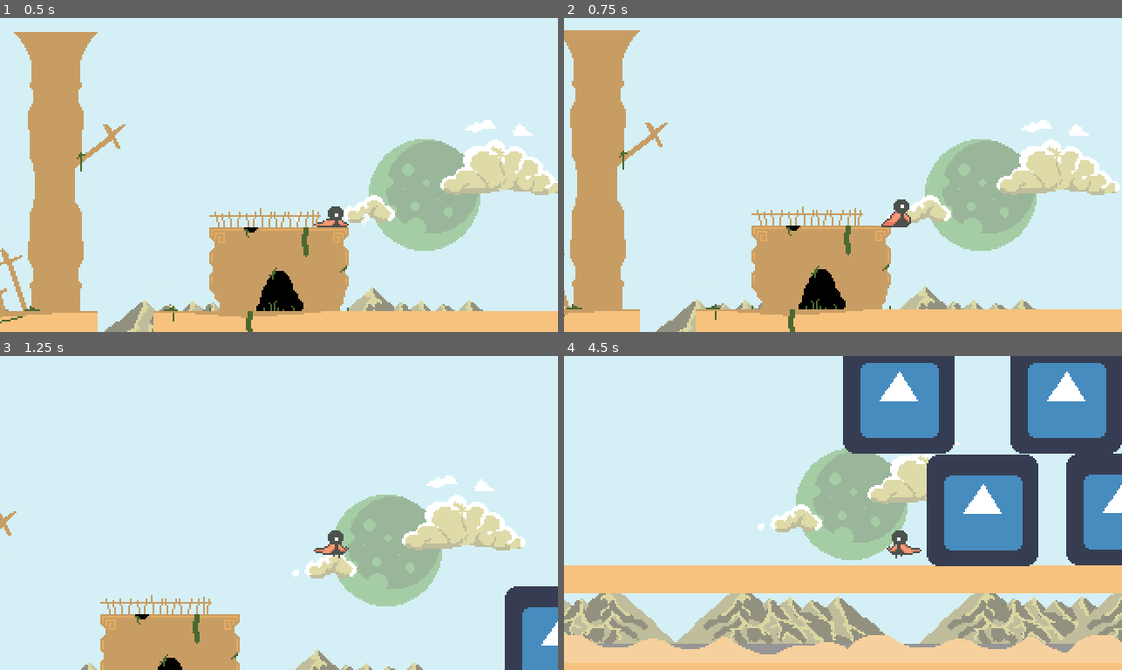
Above: before the commit, frames 1-4 (two rows, left to right).
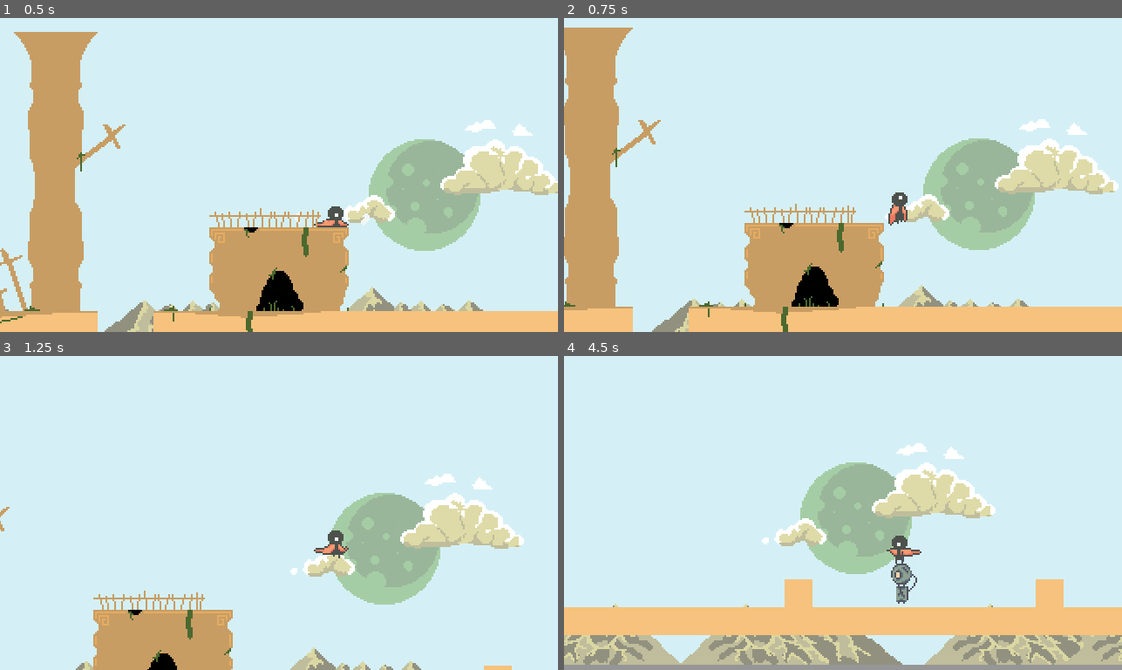
Above: after the commit, the same moments.

Repository: jessejburton/ScrollerGodot
Game: Godot game, scene res://Level1.tscn
Two runs of this game, one before a commit and one after it. Both use one fixed random seed, a clock stepped at 60 frames per second and the inputs below. The engine's default icon, where the game draws it, is replaced by a stand-in: a white triangle on a blue panel in a dark square.
Inputs:
- Up to frame 1 (0.5 s): no input
- Up to frame 2 (0.75 s): hold Right (ui_right) from 0.53 s (still down)
- Up to frame 3 (1.25 s): keep holding Right (ui_right); tap Up (ui_up) at 0.77 s
- Up to frame 4 (4.5 s): tap Up (ui_up) at 1.52, 3.02, 3.77 s; release Right (ui_right) at 2.03 s; hold Left (ui_left) 2.03-2.78 s; hold Right (ui_right) 2.78-4.28 s; hold Left (ui_left) from 4.28 s (still down)

Frame 1 is identical in both runs. In frame 2, 7.9% of the frame differs, in the area x 0-100%, y 3-100%; in frame 3, 6.1%; in frame 4, 56%, in the area x 0-100%, y 0-100%.

Commit message:
Added an enemy, still working on collisions on walk cycles

Diff:
--- a/Character.gd
+++ b/Character.gd
@@ -2,7 +2,7 @@
 
 # Constants
 const GRAVITY = 10
-const ACCELERATION = 10
+const ACCELERATION = 20
 const MAX_SPEED = 100
 const JUMP_HEIGHT = -200
 const FRICTION = 0.2
@@ -23,6 +23,10 @@
 	state_machine = $AnimationTree.get("parameters/playback")
 
 func get_input():
+	# Temporary quick quit
+	if Input.is_action_pressed("ui_quit"):
+		get_tree().quit()
+
 	var current_animation = state_machine.get_current_node()
 	velocity.y += GRAVITY
 
--- a/Character.tscn
+++ b/Character.tscn
@@ -144,8 +144,7 @@
 "values": [ 60.0, 90.0, 90.0 ]
 }
 
-[sub_resource type="Animation" id=1]
-resource_name = "Dash"
+[sub_resource type="Animation" id=3]
 length = 0.5
 tracks/0/type = "value"
 tracks/0/path = NodePath("Sprite:frame")
@@ -172,8 +171,7 @@
 "values": [ Vector2( -45, 0 ), Vector2( -45, 0 ), Vector2( 0, 0 ) ]
 }
 
-[sub_resource type="Animation" id=2]
-resource_name = "Falling"
+[sub_resource type="Animation" id=4]
 length = 0.2
 loop = true
 tracks/0/type = "value"
@@ -201,8 +199,7 @@
 "values": [ false, false ]
 }
 
-[sub_resource type="Animation" id=3]
-resource_name = "Idle"
+[sub_resource type="Animation" id=5]
 length = 0.5
 loop = true
 tracks/0/type = "value"
@@ -242,8 +239,7 @@
 "values": [ false, false ]
 }
 
-[sub_resource type="Animation" id=4]
-resource_name = "Jump"
+[sub_resource type="Animation" id=6]
 length = 0.2
 tracks/0/type = "value"
 tracks/0/path = NodePath("Sprite:frame")
@@ -282,8 +278,7 @@
 "values": [ false, false ]
 }
 
-[sub_resource type="Animation" id=5]
-resource_name = "Landing"
+[sub_resource type="Animation" id=7]
 length = 0.3
 tracks/0/type = "value"
 tracks/0/path = NodePath("Sprite:frame")
@@ -310,8 +305,7 @@
 "values": [ false, false ]
 }
 
-[sub_resource type="Animation" id=6]
-resource_name = "Run"
+[sub_resource type="Animation" id=8]
 length = 0.4
 loop = true
 tracks/0/type = "value"
@@ -351,127 +345,127 @@
 "values": [ false, false ]
 }
 
-[sub_resource type="CapsuleShape2D" id=8]
+[sub_resource type="AnimationNodeAnimation" id=10]
+animation = "Attack 1"
+
+[sub_resource type="AnimationNodeAnimation" id=11]
+animation = "Attack 2"
+
+[sub_resource type="AnimationNodeAnimation" id=12]
+animation = "Dash"
+
+[sub_resource type="AnimationNodeAnimation" id=13]
+animation = "Falling"
+
+[sub_resource type="AnimationNodeAnimation" id=14]
+animation = "Idle"
+
+[sub_resource type="AnimationNodeAnimation" id=15]
+animation = "Jump"
+
+[sub_resource type="AnimationNodeAnimation" id=16]
+animation = "Jump"
+
+[sub_resource type="AnimationNodeAnimation" id=17]
+animation = "Landing"
+
+[sub_resource type="AnimationNodeAnimation" id=18]
+animation = "Run"
+
+[sub_resource type="AnimationNodeStateMachineTransition" id=19]
+
+[sub_resource type="AnimationNodeStateMachineTransition" id=20]
+
+[sub_resource type="AnimationNodeStateMachineTransition" id=21]
+switch_mode = 2
+
+[sub_resource type="AnimationNodeStateMachineTransition" id=22]
+
+[sub_resource type="AnimationNodeStateMachineTransition" id=23]
+
+[sub_resource type="AnimationNodeStateMachineTransition" id=24]
+switch_mode = 2
+auto_advance = true
+
+[sub_resource type="AnimationNodeStateMachineTransition" id=25]
+
+[sub_resource type="AnimationNodeStateMachineTransition" id=26]
+
+[sub_resource type="AnimationNodeStateMachineTransition" id=27]
+switch_mode = 2
+auto_advance = true
+
+[sub_resource type="AnimationNodeStateMachineTransition" id=28]
+switch_mode = 2
+
+[sub_resource type="AnimationNodeStateMachineTransition" id=29]
+
+[sub_resource type="AnimationNodeStateMachineTransition" id=30]
+
+[sub_resource type="AnimationNodeStateMachineTransition" id=31]
+
+[sub_resource type="AnimationNodeStateMachineTransition" id=32]
+switch_mode = 2
+auto_advance = true
+
+[sub_resource type="AnimationNodeStateMachineTransition" id=33]
+switch_mode = 2
+auto_advance = true
+
+[sub_resource type="AnimationNodeStateMachineTransition" id=34]
+switch_mode = 2
+
+[sub_resource type="AnimationNodeStateMachineTransition" id=35]
+switch_mode = 2
+auto_advance = true
+
+[sub_resource type="AnimationNodeStateMachineTransition" id=36]
+
+[sub_resource type="AnimationNodeStateMachineTransition" id=37]
+switch_mode = 2
+
+[sub_resource type="AnimationNodeStateMachineTransition" id=38]
+
+[sub_resource type="AnimationNodeStateMachineTransition" id=39]
+
+[sub_resource type="AnimationNodeStateMachineTransition" id=40]
+
+[sub_resource type="AnimationNodeStateMachineTransition" id=41]
+switch_mode = 2
+auto_advance = true
+
+[sub_resource type="AnimationNodeStateMachineTransition" id=42]
+
+[sub_resource type="AnimationNodeStateMachine" id=43]
+"states/Attack 1/node" = SubResource( 10 )
+"states/Attack 1/position" = Vector2( -107, 174 )
+"states/Attack 2/node" = SubResource( 11 )
+"states/Attack 2/position" = Vector2( -10, -14 )
+states/Dash/node = SubResource( 12 )
+states/Dash/position = Vector2( 1025, 133 )
+states/Falling/node = SubResource( 13 )
+states/Falling/position = Vector2( 162, 357 )
+states/Idle/node = SubResource( 14 )
+states/Idle/position = Vector2( 306, -14 )
+states/Jump/node = SubResource( 16 )
+states/Jump/position = Vector2( 379, 347 )
+"states/Jump 2/node" = SubResource( 15 )
+"states/Jump 2/position" = Vector2( 605, 357 )
+states/Landing/node = SubResource( 17 )
+states/Landing/position = Vector2( 53, 248 )
+states/Run/node = SubResource( 18 )
+states/Run/position = Vector2( 486, 147 )
+transitions = [ "Idle", "Run", SubResource( 19 ), "Run", "Jump", SubResource( 20 ), "Jump", "Falling", SubResource( 21 ), "Run", "Dash", SubResource( 22 ), "Idle", "Jump", SubResource( 23 ), "Dash", "Idle", SubResource( 24 ), "Run", "Idle", SubResource( 25 ), "Falling", "Landing", SubResource( 26 ), "Landing", "Idle", SubResource( 27 ), "Jump 2", "Jump", SubResource( 28 ), "Falling", "Jump", SubResource( 29 ), "Falling", "Dash", SubResource( 30 ), "Idle", "Dash", SubResource( 31 ), "Dash", "Run", SubResource( 32 ), "Dash", "Falling", SubResource( 33 ), "Attack 1", "Attack 2", SubResource( 34 ), "Attack 2", "Idle", SubResource( 35 ), "Attack 2", "Run", SubResource( 36 ), "Attack 1", "Run", SubResource( 37 ), "Run", "Attack 1", SubResource( 38 ), "Idle", "Attack 1", SubResource( 39 ), "Landing", "Attack 1", SubResource( 40 ), "Attack 1", "Idle", SubResource( 41 ), "Attack 1", "Jump", SubResource( 42 ) ]
+start_node = "Idle"
+graph_offset = Vector2( -317, -15 )
+
+[sub_resource type="AnimationNodeStateMachinePlayback" id=44]
+
+[sub_resource type="CapsuleShape2D" id=9]
 radius = 5.0
 height = 6.0
 
-[sub_resource type="AnimationNodeAnimation" id=39]
-animation = "Attack 1"
-
-[sub_resource type="AnimationNodeAnimation" id=40]
-animation = "Attack 2"
-
-[sub_resource type="AnimationNodeAnimation" id=9]
-animation = "Dash"
-
-[sub_resource type="AnimationNodeAnimation" id=10]
-animation = "Falling"
-
-[sub_resource type="AnimationNodeAnimation" id=11]
-animation = "Idle"
-
-[sub_resource type="AnimationNodeAnimation" id=30]
-animation = "Jump"
-
-[sub_resource type="AnimationNodeAnimation" id=12]
-animation = "Jump"
-
-[sub_resource type="AnimationNodeAnimation" id=13]
-animation = "Landing"
-
-[sub_resource type="AnimationNodeAnimation" id=14]
-animation = "Run"
-
-[sub_resource type="AnimationNodeStateMachineTransition" id=17]
-
-[sub_resource type="AnimationNodeStateMachineTransition" id=18]
-
-[sub_resource type="AnimationNodeStateMachineTransition" id=19]
-switch_mode = 2
-
-[sub_resource type="AnimationNodeStateMachineTransition" id=20]
-
-[sub_resource type="AnimationNodeStateMachineTransition" id=21]
-
-[sub_resource type="AnimationNodeStateMachineTransition" id=23]
-switch_mode = 2
-auto_advance = true
-
-[sub_resource type="AnimationNodeStateMachineTransition" id=25]
-
-[sub_resource type="AnimationNodeStateMachineTransition" id=26]
-
-[sub_resource type="AnimationNodeStateMachineTransition" id=27]
-switch_mode = 2
-auto_advance = true
-
-[sub_resource type="AnimationNodeStateMachineTransition" id=31]
-switch_mode = 2
-
-[sub_resource type="AnimationNodeStateMachineTransition" id=32]
-
-[sub_resource type="AnimationNodeStateMachineTransition" id=33]
-
-[sub_resource type="AnimationNodeStateMachineTransition" id=34]
-
-[sub_resource type="AnimationNodeStateMachineTransition" id=35]
-switch_mode = 2
-auto_advance = true
-
-[sub_resource type="AnimationNodeStateMachineTransition" id=36]
-switch_mode = 2
-auto_advance = true
-
-[sub_resource type="AnimationNodeStateMachineTransition" id=41]
-switch_mode = 2
-
-[sub_resource type="AnimationNodeStateMachineTransition" id=42]
-switch_mode = 2
-auto_advance = true
-
-[sub_resource type="AnimationNodeStateMachineTransition" id=43]
-
-[sub_resource type="AnimationNodeStateMachineTransition" id=44]
-switch_mode = 2
-
-[sub_resource type="AnimationNodeStateMachineTransition" id=45]
-
-[sub_resource type="AnimationNodeStateMachineTransition" id=47]
-
-[sub_resource type="AnimationNodeStateMachineTransition" id=48]
-
-[sub_resource type="AnimationNodeStateMachineTransition" id=49]
-switch_mode = 2
-auto_advance = true
-
-[sub_resource type="AnimationNodeStateMachineTransition" id=51]
-
-[sub_resource type="AnimationNodeStateMachine" id=28]
-"states/Attack 1/node" = SubResource( 39 )
-"states/Attack 1/position" = Vector2( -107, 174 )
-"states/Attack 2/node" = SubResource( 40 )
-"states/Attack 2/position" = Vector2( -10, -14 )
-states/Dash/node = SubResource( 9 )
-states/Dash/position = Vector2( 1025, 133 )
-states/Falling/node = SubResource( 10 )
-states/Falling/position = Vector2( 162, 357 )
-states/Idle/node = SubResource( 11 )
-states/Idle/position = Vector2( 306, -14 )
-states/Jump/node = SubResource( 12 )
-states/Jump/position = Vector2( 379, 347 )
-"states/Jump 2/node" = SubResource( 30 )
-"states/Jump 2/position" = Vector2( 605, 357 )
-states/Landing/node = SubResource( 13 )
-states/Landing/position = Vector2( 53, 248 )
-states/Run/node = SubResource( 14 )
-states/Run/position = Vector2( 486, 147 )
-transitions = [ "Idle", "Run", SubResource( 17 ), "Run", "Jump", SubResource( 18 ), "Jump", "Falling", SubResource( 19 ), "Run", "Dash", SubResource( 20 ), "Idle", "Jump", SubResource( 21 ), "Dash", "Idle", SubResource( 23 ), "Run", "Idle", SubResource( 25 ), "Falling", "Landing", SubResource( 26 ), "Landing", "Idle", SubResource( 27 ), "Jump 2", "Jump", SubResource( 31 ), "Falling", "Jump", SubResource( 32 ), "Falling", "Dash", SubResource( 33 ), "Idle", "Dash", SubResource( 34 ), "Dash", "Run", SubResource( 35 ), "Dash", "Falling", SubResource( 36 ), "Attack 1", "Attack 2", SubResource( 41 ), "Attack 2", "Idle", SubResource( 42 ), "Attack 2", "Run", SubResource( 43 ), "Attack 1", "Run", SubResource( 44 ), "Run", "Attack 1", SubResource( 45 ), "Idle", "Attack 1", SubResource( 47 ), "Landing", "Attack 1", SubResource( 48 ), "Attack 1", "Idle", SubResource( 49 ), "Attack 1", "Jump", SubResource( 51 ) ]
-start_node = "Idle"
-graph_offset = Vector2( -256, -67 )
-
-[sub_resource type="AnimationNodeStateMachinePlayback" id=29]
-
-[sub_resource type="CapsuleShape2D" id=52]
+[sub_resource type="CapsuleShape2D" id=45]
 radius = 3.0
 height = 11.0
 
@@ -488,27 +482,27 @@
 texture = ExtResource( 1 )
 centered = false
 vframes = 46
-frame = 4
+frame = 6
 
 [node name="AnimationPlayer" type="AnimationPlayer" parent="."]
-"anims/Attack 1" = SubResource( 37 )
-"anims/Attack 2" = SubResource( 38 )
-anims/Dash = SubResource( 1 )
-anims/Falling = SubResource( 2 )
-anims/Idle = SubResource( 3 )
-anims/Jump = SubResource( 4 )
-anims/Landing = SubResource( 5 )
-anims/Run = SubResource( 6 )
+"anims/Attack 1" = SubResource( 1 )
+"anims/Attack 2" = SubResource( 2 )
+anims/Dash = SubResource( 3 )
+anims/Falling = SubResource( 4 )
+anims/Idle = SubResource( 5 )
+anims/Jump = SubResource( 6 )
+anims/Landing = SubResource( 7 )
+anims/Run = SubResource( 8 )
+
+[node name="AnimationTree" type="AnimationTree" parent="."]
+tree_root = SubResource( 43 )
+anim_player = NodePath("../AnimationPlayer")
+active = true
+parameters/playback = SubResource( 44 )
 
 [node name="CollisionShape2D" type="CollisionShape2D" parent="."]
 position = Vector2( 32, 22 )
-shape = SubResource( 8 )
-
-[node name="AnimationTree" type="AnimationTree" parent="."]
-tree_root = SubResource( 28 )
-anim_player = NodePath("../AnimationPlayer")
-active = true
-parameters/playback = SubResource( 29 )
+shape = SubResource( 9 )
 
 [node name="RayCast2D" type="RayCast2D" parent="."]
 position = Vector2( 38, 22 )
@@ -520,8 +514,9 @@
 collision_mask = 8
 
 [node name="CollisionShape2D" parent="HitBox" index="0"]
-position = Vector2( 90, 12 )
-rotation = 1.5708
-shape = SubResource( 52 )
+position = Vector2( 68, 4 )
+rotation = 1.0472
+shape = SubResource( 45 )
+disabled = true
 
 [editable path="HitBox"]
--- a/Enemy.gd
+++ /dev/null
@@ -1,18 +0,0 @@
-extends KinematicBody2D
-
-const GRAVITY = 10
-const MAX_GRAVITY = 30
-
-var velocity = Vector2.ZERO
-
-func get_input():
-	velocity.y += min(GRAVITY, MAX_GRAVITY)
-
-func _physics_process(delta):
-	var action = get_input()
-
-	velocity = move_and_slide(velocity, Vector2.UP)
-
-
-func _on_HurtBox_area_entered(area):
-	queue_free()
--- a/Enemy.tscn
+++ /dev/null
@@ -1,33 +0,0 @@
-[gd_scene load_steps=6 format=2]
-
-[ext_resource path="res://icon.png" type="Texture" id=1]
-[ext_resource path="res://HurtBox.tscn" type="PackedScene" id=2]
-[ext_resource path="res://Enemy.gd" type="Script" id=3]
-
-[sub_resource type="RectangleShape2D" id=1]
-extents = Vector2( 32, 32 )
-
-[sub_resource type="RectangleShape2D" id=2]
-extents = Vector2( 28, 28 )
-
-[node name="Enemy" type="KinematicBody2D"]
-script = ExtResource( 3 )
-
-[node name="Sprite" type="Sprite" parent="."]
-texture = ExtResource( 1 )
-centered = false
-
-[node name="CollisionShape2D" type="CollisionShape2D" parent="."]
-position = Vector2( 32, 32 )
-shape = SubResource( 1 )
-
-[node name="HurtBox" parent="." instance=ExtResource( 2 )]
-collision_layer = 8
-collision_mask = 4
-
-[node name="CollisionShape2D" parent="HurtBox" index="0"]
-position = Vector2( 32, 32 )
-shape = SubResource( 2 )
-[connection signal="area_entered" from="HurtBox" to="." method="_on_HurtBox_area_entered"]
-
-[editable path="HurtBox"]
--- a/Level1.tscn
+++ b/Level1.tscn
@@ -3,7 +3,7 @@
 [ext_resource path="res://icon.png" type="Texture" id=1]
 [ext_resource path="res://Character.tscn" type="PackedScene" id=2]
 [ext_resource path="res://DesertGroundNightTileset.tres" type="TileSet" id=3]
-[ext_resource path="res://Enemy.tscn" type="PackedScene" id=4]
+[ext_resource path="res://WalkingDroid.tscn" type="PackedScene" id=4]
 [ext_resource path="res://Level1.gd" type="Script" id=5]
 [ext_resource path="res://Portal.gd" type="Script" id=7]
 
@@ -35,7 +35,7 @@
 cell_size = Vector2( 16, 16 )
 collision_mask = 0
 format = 1
-tile_data = PoolIntArray( -262142, 1610612746, 0, -65532, 14 …(284 unchanged characters)… 1, 82, 0, 327692, 81, 0, 327693, 77, 0, 458746, 66, 0, 458747, 67, 0, 458748, 68 …(1959 unchanged characters)…
+tile_data = PoolIntArray( -262142, 1610612746, 0, -65532, 14 …(284 unchanged characters)… 1, 82, 0, 327692, 81, 0, 327693, 77, 0, 327703, 0, 0, 327712, 0, 0, 458746, 66, 0, 458747, 67, 0, 458748, 68 …(1959 unchanged characters)…
 __meta__ = {
 "_edit_lock_": true
 }
@@ -54,23 +54,5 @@
 "_edit_lock_": true
 }
 
-[node name="Enemy" parent="." instance=ExtResource( 4 )]
-position = Vector2( 416, 72 )
-
-[node name="Enemy2" parent="." instance=ExtResource( 4 )]
-position = Vector2( 496, 72 )
-
-[node name="Enemy3" parent="." instance=ExtResource( 4 )]
-position = Vector2( 576, 72 )
-
-[node name="Enemy4" parent="." instance=ExtResource( 4 )]
-position = Vector2( 656, 72 )
-
-[node name="Enemy5" parent="." instance=ExtResource( 4 )]
-position = Vector2( 448, 8 )
-
-[node name="Enemy6" parent="." instance=ExtResource( 4 )]
-position = Vector2( 544, 8 )
-
-[node name="Enemy7" parent="." instance=ExtResource( 4 )]
-position = Vector2( 624, 8 )
+[node name="WalkingDroid" parent="." instance=ExtResource( 4 )]
+position = Vector2( 464, 64 )
--- /dev/null
+++ b/WalkingDroid.gd
@@ -0,0 +1,83 @@
+extends KinematicBody2D
+
+# Constants
+const GRAVITY = 10
+const MAX_GRAVITY = 30
+const ACCELERATION = 2
+const MAX_SPEED = 10
+const JUMP_HEIGHT = -200
+const FRICTION = 0.2
+
+# Modifiers
+var friction_modifier = 0
+
+# Variables
+var state_machine
+var velocity = Vector2.ZERO
+var is_attacking = false
+var state = 1
+var has_state = false
+var will_collide = false
+var is_hit = false
+var health = 3
+
+var rng = RandomNumberGenerator.new()
+
+func _ready():
+	state_machine = $AnimationTree.get("parameters/playback")
+
+func get_input():
+
+	var current_animation = state_machine.get_current_node()
+
+	velocity.y += min(GRAVITY, MAX_GRAVITY)
+
+	if not has_state and not is_hit:
+		if state == 0:
+			walk_left()
+		elif state == 1:
+			walk_right()
+		else:
+			idle()
+	else:
+		has_state = true
+		velocity.x = 0
+
+func _physics_process(delta):
+	var action = get_input()
+	velocity = move_and_slide(velocity, Vector2.UP)
+
+func walk_left():
+	state_machine.travel("Run")
+	$Sprite.flip_h = true
+	$Sprite.offset.x = -26
+	velocity.x = max(velocity.x - ACCELERATION, -MAX_SPEED)
+
+func walk_right():
+	state_machine.travel("Run")
+	$Sprite.flip_h = false
+	$Sprite.offset.x = 0
+	velocity.x = min(velocity.x + ACCELERATION, MAX_SPEED)
+
+func idle():
+	state_machine.travel("Idle")
+	velocity.x = 0
+
+func _on_HurtBox_area_entered(area):
+	is_hit = true
+	health -= 1
+	if health < 0:
+		state_machine.travel("Death")
+	else:
+		state_machine.travel("Damage")
+		$HitTimer.start()
+	# Handled by appropriate layer / masks
+	#queue_free()
+
+func _on_MoveTimer_timeout():
+	has_state = false
+	state = rng.randi_range(0,2)
+
+func _on_HitTimer_timeout():
+	has_state = false
+	is_hit = false
--- /dev/null
+++ b/WalkingDroid.tscn
@@ -0,0 +1,231 @@
+[gd_scene load_steps=32 format=2]
+
+[ext_resource path="res://droid_sprite_sheet.png" type="Texture" id=1]
+[ext_resource path="res://HurtBox.tscn" type="PackedScene" id=2]
+[ext_resource path="res://WalkingDroid.gd" type="Script" id=3]
+
+[sub_resource type="Animation" id=3]
+resource_name = "Attack"
+length = 0.9
+tracks/0/type = "value"
+tracks/0/path = NodePath("Sprite:frame")
+tracks/0/interp = 1
+tracks/0/loop_wrap = true
+tracks/0/imported = false
+tracks/0/enabled = true
+tracks/0/keys = {
+"times": PoolRealArray( 0, 0.1, 0.2, 0.3, 0.4, 0.5, 0.6, 0.7, 0.8, 0.9 ),
+"transitions": PoolRealArray( 1, 1, 1, 1, 1, 1, 1, 1, 1, 1 ),
+"update": 1,
+"values": [ 13, 14, 15, 16, 17, 18, 19, 20, 23, 23 ]
+}
+
+[sub_resource type="Animation" id=4]
+resource_name = "Damage"
+length = 0.2
+loop = true
+tracks/0/type = "value"
+tracks/0/path = NodePath("Sprite:frame")
+tracks/0/interp = 1
+tracks/0/loop_wrap = true
+tracks/0/imported = false
+tracks/0/enabled = true
+tracks/0/keys = {
+"times": PoolRealArray( 0, 0.1 ),
+"transitions": PoolRealArray( 1, 1 ),
+"update": 1,
+"values": [ 24, 25 ]
+}
+
+[sub_resource type="Animation" id=5]
+resource_name = "Death"
+length = 0.5
+tracks/0/type = "value"
+tracks/0/path = NodePath("Sprite:frame")
+tracks/0/interp = 1
+tracks/0/loop_wrap = true
+tracks/0/imported = false
+tracks/0/enabled = true
+tracks/0/keys = {
+"times": PoolRealArray( 0, 0.1, 0.2, 0.3, 0.4 ),
+"transitions": PoolRealArray( 1, 1, 1, 1, 1 ),
+"update": 1,
+"values": [ 27, 28, 29, 30, 30 ]
+}
+
+[sub_resource type="Animation" id=6]
+resource_name = "Idle"
+length = 0.1
+loop = true
+tracks/0/type = "value"
+tracks/0/path = NodePath("Sprite:frame")
+tracks/0/interp = 1
+tracks/0/loop_wrap = true
+tracks/0/imported = false
+tracks/0/enabled = true
+tracks/0/keys = {
+"times": PoolRealArray( 0, 0.1 ),
+"transitions": PoolRealArray( 1, 1 ),
+"update": 1,
+"values": [ 0, 1 ]
+}
+
+[sub_resource type="Animation" id=7]
+resource_name = "Run"
+length = 0.5
+loop = true
+tracks/0/type = "value"
+tracks/0/path = NodePath("Sprite:frame")
+tracks/0/interp = 1
+tracks/0/loop_wrap = true
+tracks/0/imported = false
+tracks/0/enabled = true
+tracks/0/keys = {
+"times": PoolRealArray( 0, 0.1, 0.2, 0.3, 0.4, 0.5, 0.6 ),
+"transitions": PoolRealArray( 1, 1, 1, 1, 1, 1, 1 ),
+"update": 1,
+"values": [ 7, 8, 9, 10, 11, 12, 12 ]
+}
+
+[sub_resource type="Animation" id=8]
+resource_name = "Wake"
+length = 0.5
+tracks/0/type = "value"
+tracks/0/path = NodePath("Sprite:frame")
+tracks/0/interp = 1
+tracks/0/loop_wrap = true
+tracks/0/imported = false
+tracks/0/enabled = true
+tracks/0/keys = {
+"times": PoolRealArray( 0, 0.1, 0.2, 0.3, 0.4 ),
+"transitions": PoolRealArray( 1, 1, 1, 1, 1 ),
+"update": 1,
+"values": [ 1, 2, 3, 4, 5 ]
+}
+
+[sub_resource type="AnimationNodeAnimation" id=9]
+animation = "Attack"
+
+[sub_resource type="AnimationNodeAnimation" id=10]
+animation = "Damage"
+
+[sub_resource type="AnimationNodeAnimation" id=11]
+animation = "Death"
+
+[sub_resource type="AnimationNodeAnimation" id=12]
+animation = "Idle"
+
+[sub_resource type="AnimationNodeAnimation" id=13]
+animation = "Run"
+
+[sub_resource type="AnimationNodeAnimation" id=14]
+animation = "Wake"
+
+[sub_resource type="AnimationNodeStateMachineTransition" id=15]
+
+[sub_resource type="AnimationNodeStateMachineTransition" id=16]
+switch_mode = 2
+auto_advance = true
+
+[sub_resource type="AnimationNodeStateMachineTransition" id=17]
+switch_mode = 2
+
+[sub_resource type="AnimationNodeStateMachineTransition" id=18]
+
+[sub_resource type="AnimationNodeStateMachineTransition" id=19]
+
+[sub_resource type="AnimationNodeStateMachineTransition" id=20]
+
+[sub_resource type="AnimationNodeStateMachineTransition" id=21]
+
+[sub_resource type="AnimationNodeStateMachineTransition" id=22]
+switch_mode = 2
+
+[sub_resource type="AnimationNodeStateMachineTransition" id=23]
+
+[sub_resource type="AnimationNodeStateMachineTransition" id=24]
+switch_mode = 2
+
+[sub_resource type="AnimationNodeStateMachineTransition" id=25]
+switch_mode = 2
+
+[sub_resource type="AnimationNodeStateMachineTransition" id=26]
+switch_mode = 2
+
+[sub_resource type="AnimationNodeStateMachine" id=27]
+states/Attack/node = SubResource( 9 )
+states/Attack/position = Vector2( 68, -103 )
+states/Damage/node = SubResource( 10 )
+states/Damage/position = Vector2( 511, -83 )
+states/Death/node = SubResource( 11 )
+states/Death/position = Vector2( 696, -23 )
+states/Idle/node = SubResource( 12 )
+states/Idle/position = Vector2( 245, 56 )
+states/Run/node = SubResource( 13 )
+states/Run/position = Vector2( 312, -97 )
+states/Wake/node = SubResource( 14 )
+states/Wake/position = Vector2( 435, 33 )
+transitions = [ "Idle", "Wake", SubResource( 15 ), "Wake", "Idle", SubResource( 16 ), "Wake", "Run", SubResource( 17 ), "Run", "Wake", SubResource( 18 ), "Idle", "Attack", SubResource( 19 ), "Run", "Attack", SubResource( 20 ), "Run", "Damage", SubResource( 21 ), "Damage", "Run", SubResource( 22 ), "Idle", "Damage", SubResource( 23 ), "Damage", "Idle", SubResource( 24 ), "Damage", "Death", SubResource( 25 ), "Attack", "Wake", SubResource( 26 ) ]
+start_node = "Idle"
+end_node = "Death"
+graph_offset = Vector2( -465, -141 )
+
+[sub_resource type="AnimationNodeStateMachinePlayback" id=28]
+
+[sub_resource type="CapsuleShape2D" id=1]
+radius = 6.0
+height = 12.0
+
+[sub_resource type="CapsuleShape2D" id=2]
+radius = 6.0
+height = 12.0
+
+[node name="WalkingDroid" type="KinematicBody2D"]
+script = ExtResource( 3 )
+
+[node name="Sprite" type="Sprite" parent="."]
+texture = ExtResource( 1 )
+centered = false
+vframes = 31
+frame = 8
+
+[node name="AnimationPlayer" type="AnimationPlayer" parent="."]
+anims/Attack = SubResource( 3 )
+anims/Damage = SubResource( 4 )
+anims/Death = SubResource( 5 )
+anims/Idle = SubResource( 6 )
+anims/Run = SubResource( 7 )
+anims/Wake = SubResource( 8 )
+
+[node name="AnimationTree" type="AnimationTree" parent="."]
+tree_root = SubResource( 27 )
+anim_player = NodePath("../AnimationPlayer")
+active = true
+parameters/playback = SubResource( 28 )
+
+[node name="CollisionShape2D" type="CollisionShape2D" parent="."]
+visible = false
+position = Vector2( 16, 29 )
+shape = SubResource( 1 )
+
+[node name="HurtBox" parent="." instance=ExtResource( 2 )]
+collision_layer = 8
+collision_mask = 4
+
+[node name="CollisionShape2D" parent="HurtBox" index="0"]
+visible = false
+position = Vector2( 16, 29 )
+shape = SubResource( 2 )
+
+[node name="MoveTimer" type="Timer" parent="."]
+wait_time = 2.0
+autostart = true
+
+[node name="HitTimer" type="Timer" parent="."]
+wait_time = 0.5
+one_shot = true
+[connection signal="area_entered" from="HurtBox" to="." method="_on_HurtBox_area_entered"]
+[connection signal="timeout" from="MoveTimer" to="." method="_on_MoveTimer_timeout"]
+[connection signal="timeout" from="HitTimer" to="." method="_on_HitTimer_timeout"]
+
+[editable path="HurtBox"]
--- a/project.godot
+++ b/project.godot
@@ -23,6 +23,7 @@
 
 window/size/width=320
 window/size/height=180
+window/size/fullscreen=true
 window/size/test_width=1280
 window/size/test_height=720
 window/stretch/mode="2d"
@@ -56,6 +57,11 @@
 , Object(InputEventJoypadButton,"resource_local_to_scene":false,"resource_name":"","device":0,"button_index":2,"pressure":0.0,"pressed":false,"script":null)
  ]
 }
+ui_quit={
+"deadzone": 0.5,
+"events": [ Object(InputEventKey,"resource_local_to_scene":false,"resource_name":"","device":0,"alt":false,"shift":false,"control":true,"meta":false,"command":true,"pressed":false,"scancode":81,"unicode":0,"echo":false,"script":null)
+ ]
+}
 
 [layer_names]
 
Not shown: 2 places in Character.tscn that only renumber resources
Binary file added: droid_sprite_sheet.png
Not shown, added: droid_sprite_sheet.png.import
